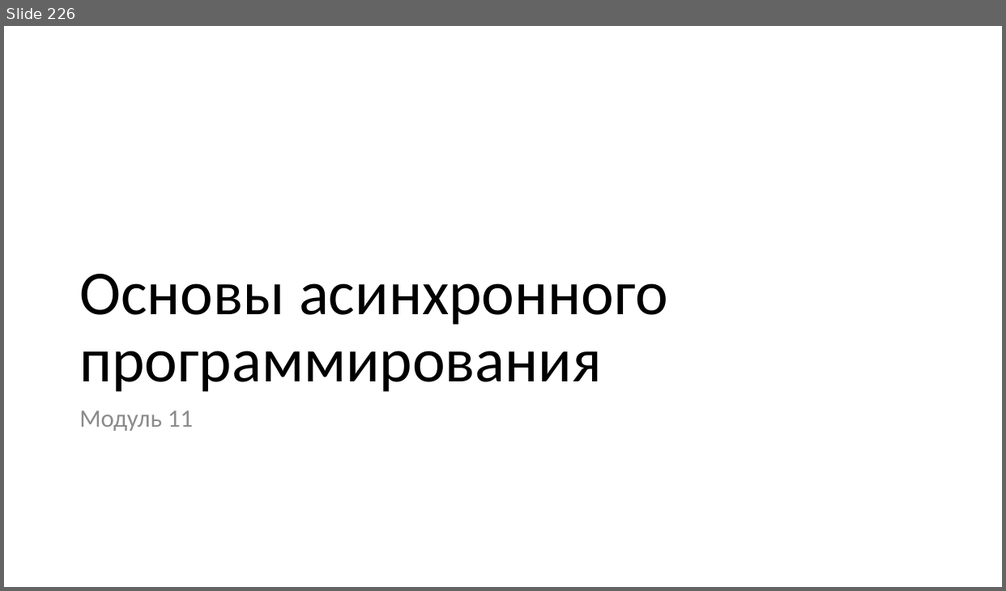
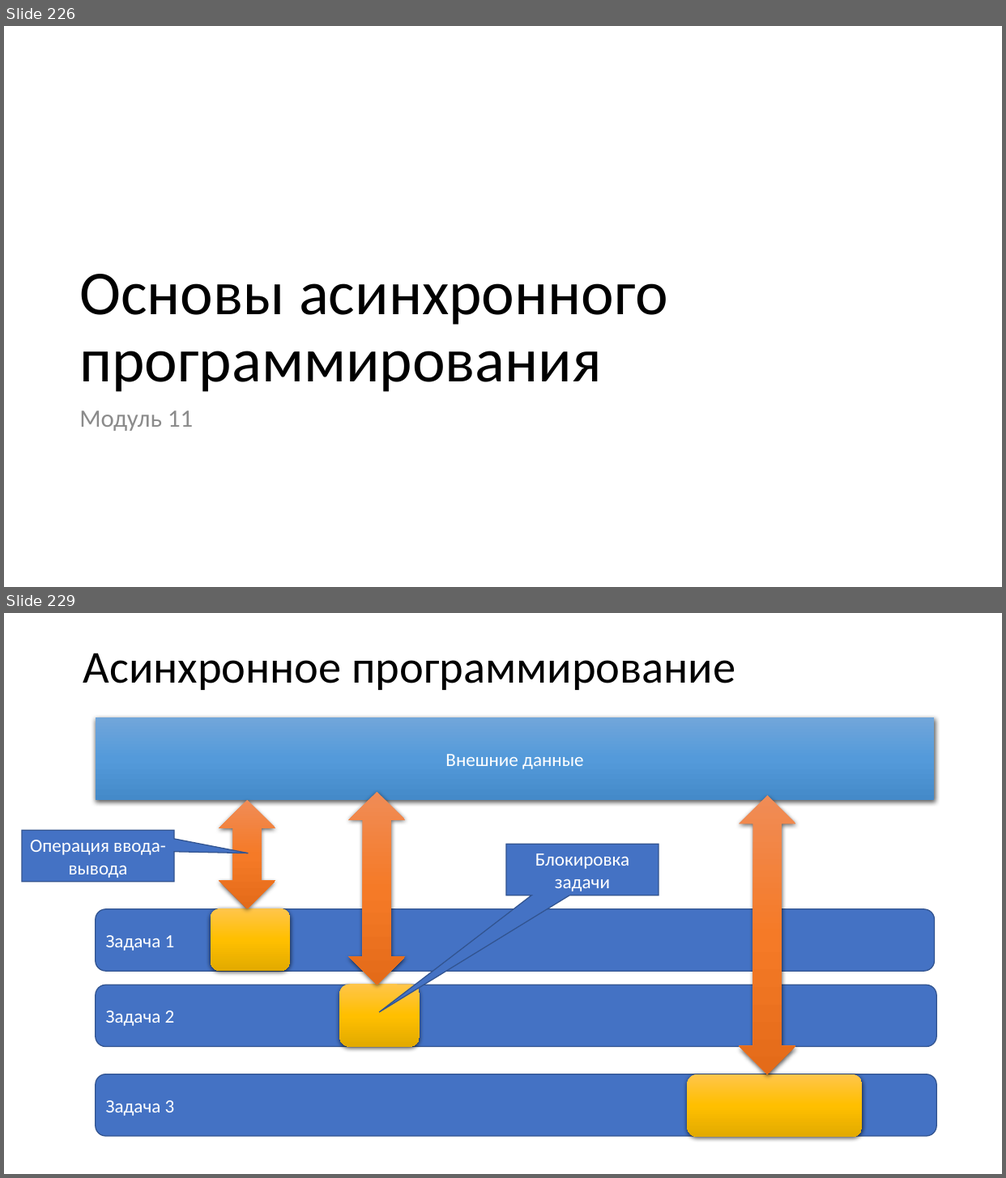
Before and after one commit to paveltsytovich/telegram-course, a slide deck: Presentation/Разработка ботов для телеграмм на Python.pptx. Shown one above the other, each under a label of ours: slide 226 before the commit, slides 226 and 229 after it; the slides between them are not shown. The pictures are 1006x591 and 1006x1178 pixels, drawn with LibreOffice and Linux fonts; fonts in the diff are those of the drawing. Boxes give left, top, right and bottom in pixels: in the first picture for what was removed or moved away, otherwise in the second. Text is boxed around its words. In the diff, an @@ line names an element or a change of style, - is before the commit and + after.

Commit message:
Теория про асинхронное программирование

```diff
--- a/Presentation/Разработка ботов для телеграмм на Python.pptx
+++ b/Presentation/Разработка ботов для телеграмм на Python.pptx
@@ slide 229 added at (4,613,1002,1174), background #FFFFFF @@
@@ title added at (83,653,735,690), 44 pt, text #000000 @@
+Асинхронное программирование
@@ rectangle added at (96,717,935,800), fill gradient #71A6DB to #559BDB to #448ACA, 18 pt, text #FFFFFF @@
+Внешние данные
@@ up down arrow added at (219,800,275,909), fill gradient #F18C57 to #F67B28 to #E56C19 @@
@@ up down arrow added at (348,792,405,985), fill gradient #F18C57 to #F67B28 to #E56C19 @@
@@ up down arrow added at (739,796,796,1075), fill gradient #F18C57 to #F67B28 to #E56C19 @@
@@ speech box added at (22,830,174,882), fill #4472C4, outline #325491 1 pt, 18 pt, text #FFFFFF @@
+Операция ввода-вывода
@@ speech box added at (506,845,658,896), fill #4472C4, outline #325491 1 pt, 18 pt, text #FFFFFF @@
+Блокировка задачи
@@ rounded rectangle added at (96,909,935,972), fill #4472C4, outline #325491 1 pt, 18 pt, text #FFFFFF @@
+Задача 1
@@ rounded rectangle added at (211,909,291,972), fill gradient #FFC64B to #FFC000 to #E3AB00 @@
@@ rounded rectangle added at (96,985,937,1047), fill #4472C4, outline #325491 1 pt, 18 pt, text #FFFFFF @@
+Задача 2
@@ rounded rectangle added at (339,984,420,1047), fill gradient #FFC64B to #FFC000 to #E3AB00 @@
@@ rounded rectangle added at (96,1075,937,1137), fill #4472C4, outline #325491 1 pt, 18 pt, text #FFFFFF @@
+Задача 3
@@ rounded rectangle added at (688,1075,863,1138), fill gradient #FFC64B to #FFC000 to #E3AB00 @@
```
Also in this commit, not shown: 1 slide changed, 3 other slides added.
